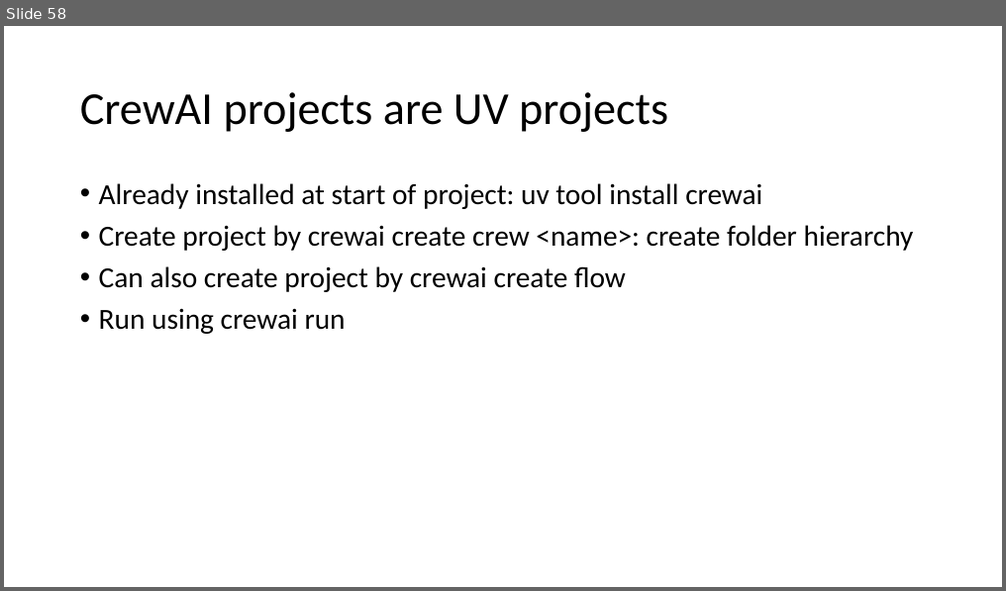
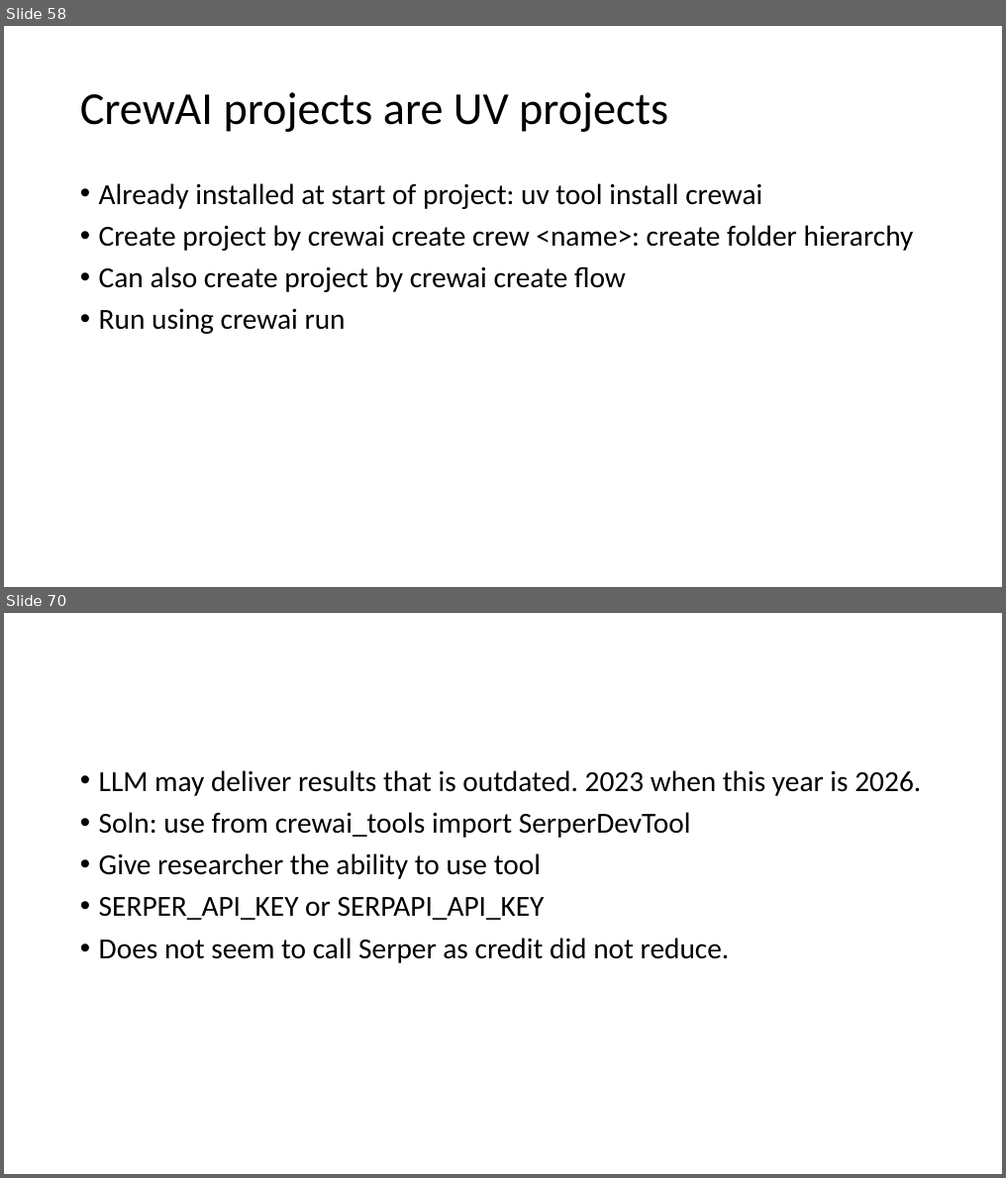
Before and after one commit to kindaichinisan/agents, a slide deck: wj_folder/AI Engineer Agentic Track.pptx. Shown one above the other, each under a label of ours: slide 58 before the commit, slides 58 and 70 after it; the slides between them are not shown. The pictures are 1006x591 and 1006x1178 pixels, drawn with LibreOffice and Linux fonts; fonts in the diff are those of the drawing. Boxes give left, top, right and bottom in pixels: in the first picture for what was removed or moved away, otherwise in the second. Text is boxed around its words. In the diff, an @@ line names an element or a change of style, - is before the commit and + after.

```diff
--- a/wj_folder/AI Engineer Agentic Track.pptx
+++ b/wj_folder/AI Engineer Agentic Track.pptx
@@ slide 70 added at box(4, 613, 1002, 1174), background #FFFFFF @@
@@ text added at box(99, 770, 921, 963), 28 pt, text #000000 @@
+• LLM may deliver results that is outdated. 2023 when this year is 2026.
+• Soln: use from crewai_tools import SerperDevTool
+• Give researcher the ability to use tool
+• SERPER_API_KEY or SERPAPI_API_KEY
+• Does not seem to call Serper as credit did not reduce.
```
Also in this commit, not shown: 13 other slides added, 4 other files.
